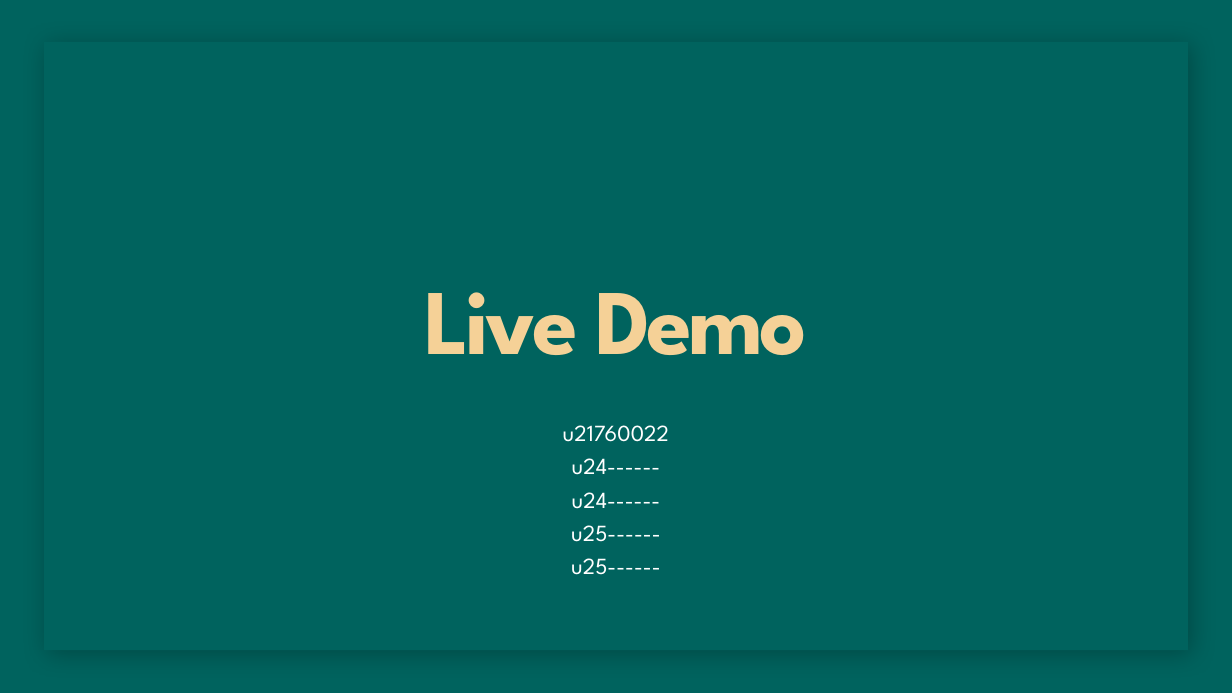
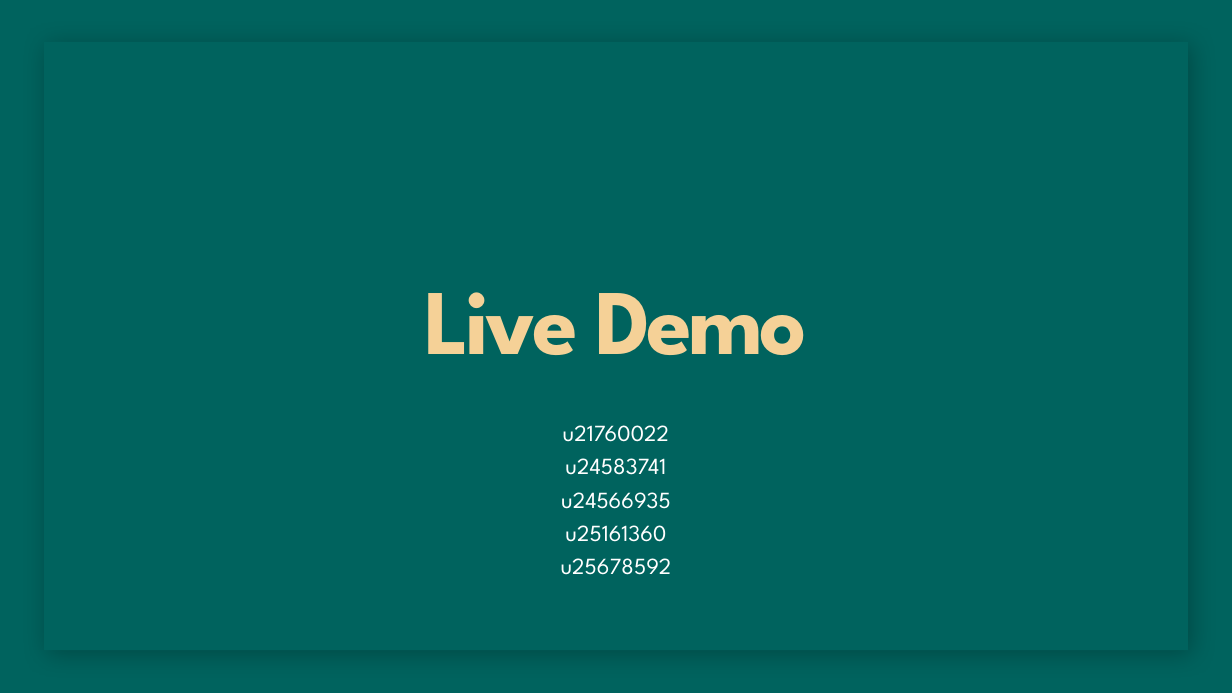
Before and after one commit to yashGhela/cos214prac6, a slide deck: slide 33 of Presentation/TIVIDY-Presentation.pptx (slide 31 before the commit). Drawn at 1232x693 pixels with LibreOffice and Linux fonts; fonts in the diff are those of the drawing; background and template pictures are left out. Boxes give left, top, right and bottom in pixels: in the first picture for what was removed or moved away, otherwise in the second. Text is boxed around its words. In the diff, an @@ line names an element or a change of style, - is before the commit and + after.

```diff
--- a/Presentation/TIVIDY-Presentation.pptx
+++ b/Presentation/TIVIDY-Presentation.pptx
@@ text at (561,458,672,575): text changed @@
-u24------
-u24------
-u25------
-u25------
+u24583741
+u24566935
+u25161360
+u25678592
```
Also in this commit, not shown: 2 slides added, 5 other files.
